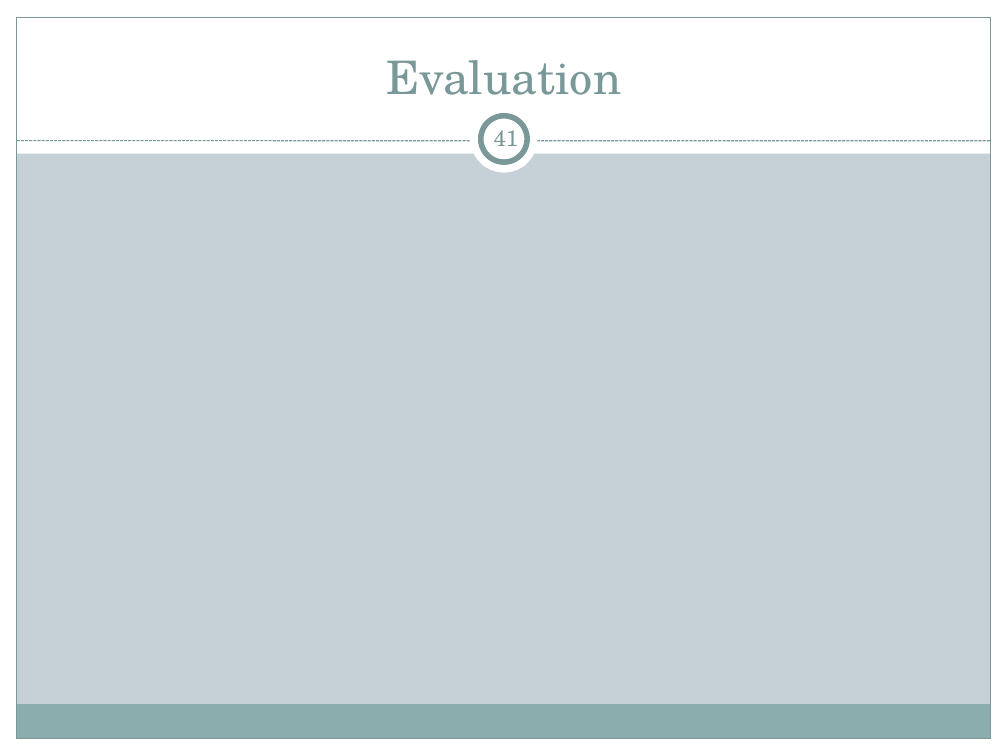
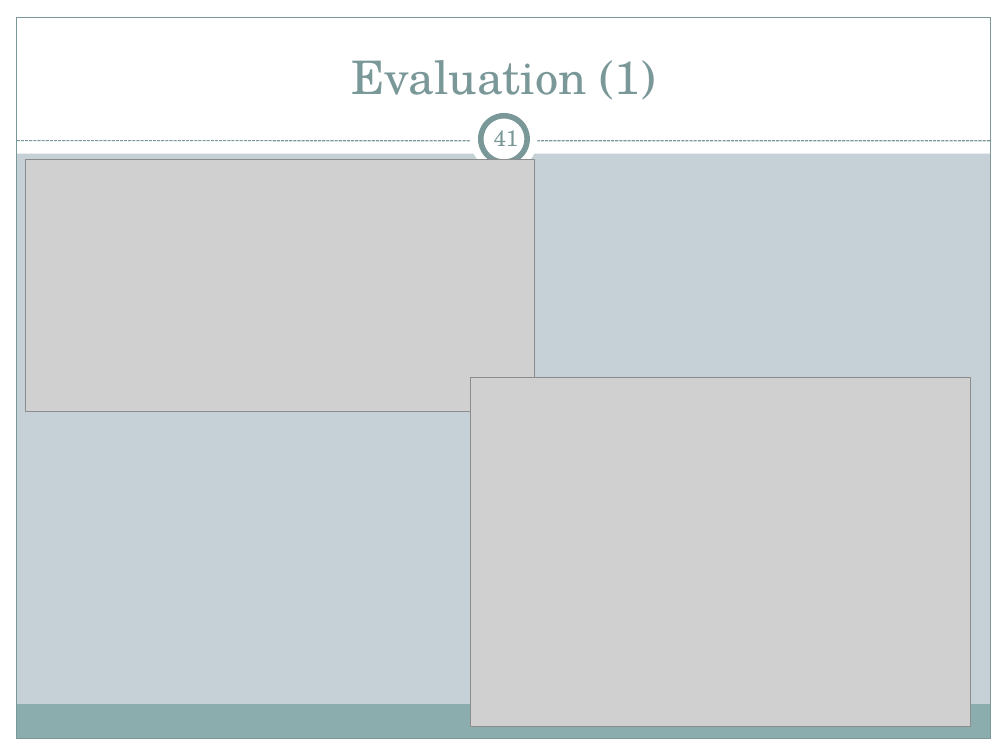
Before and after one commit to cs525-koala/documents, a slide deck: slide 41 of p2p/P2P Apps.pptx. Drawn at 1008x756 pixels with LibreOffice and Linux fonts; fonts in the diff are those of the drawing; grey boxes stand for pictures. Boxes give left, top, right and bottom in pixels: in the first picture for what was removed or moved away, otherwise in the second. Text is boxed around its words. In the diff, an @@ line names an element or a change of style, - is before the commit and + after.

Commit message:
presentation: first 5 slides of evaluation.

```diff
--- a/p2p/P2P Apps.pptx
+++ b/p2p/P2P Apps.pptx
@@ title at [351,60,655,100]: text changed @@
-Evaluation
+Evaluation (1)
@@ picture added at [25,159,534,411] @@
@@ picture added at [471,378,971,727] @@
```
Also in this commit, not shown: 4 slides added.
